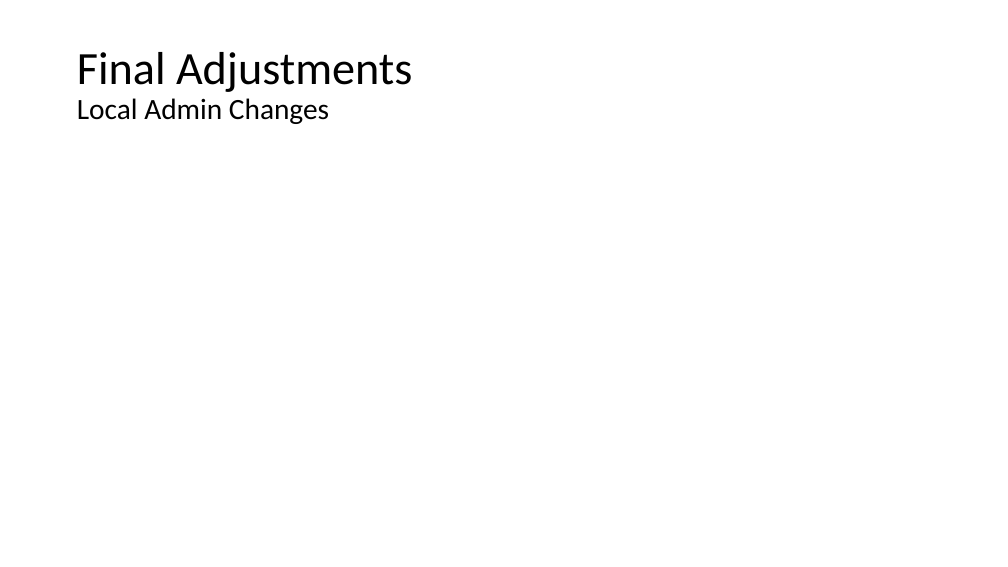
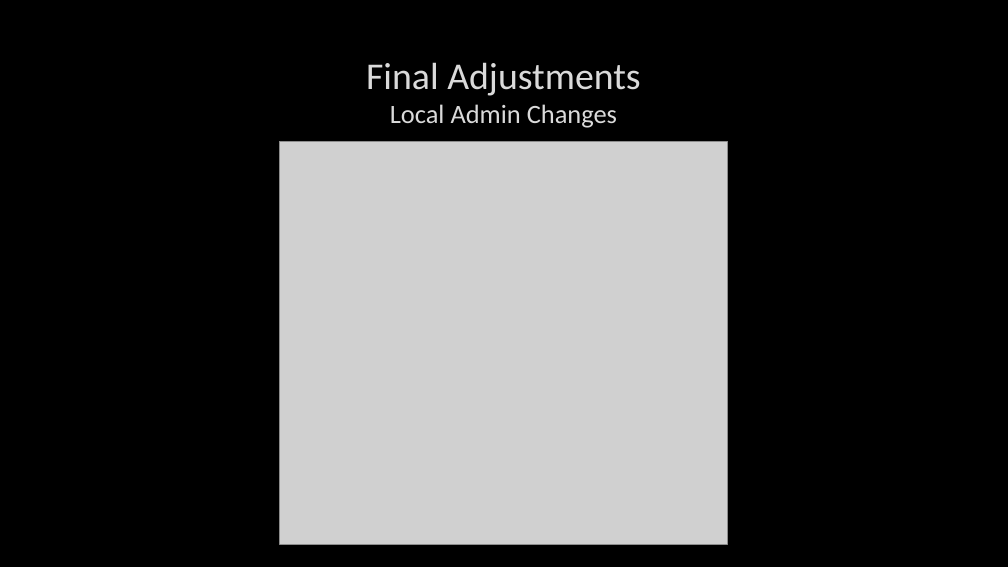
Before and after one commit to fydexx/HECC-2018, a slide deck: slide 5 of Part_02/Section03.pptx (slide 4 before the commit). Drawn at 1008x567 pixels with LibreOffice and Linux fonts; fonts in the diff are those of the drawing; grey boxes stand for pictures; background and template pictures are left out. Boxes give left, top, right and bottom in pixels: in the first picture for what was removed or moved away, otherwise in the second. Text is boxed around its words. In the diff, an @@ line names an element or a change of style, - is before the commit and + after.

```diff
--- a/Part_02/Section03.pptx
+++ b/Part_02/Section03.pptx
@@ background #FFFFFF to picture (left out) @@
@@ title "Final Adjustments Local Admin Changes": place and size @@
-title "Final Adjustments Local Admin Changes" at <box>77,52,412,124</box>
+title "Final Adjustments Local Admin Changes" at <box>366,62,640,128</box>
@@ title "Final Adjustments Local Admin Changes" at <box>366,62,640,128</box>: size 44 to 36 pt in "Final Adjustments"; size 28 to 25.2 pt in "Local Admin Changes"; text colour #000000 to #DADADA, letter outline none to #404040 0.75 pt; alignment left to centre; line spacing 0.9 to 1 @@
@@ picture added at <box>280,141,727,544</box> @@
```
Also in this commit, not shown: 13 other slides changed, 1 slide added.
